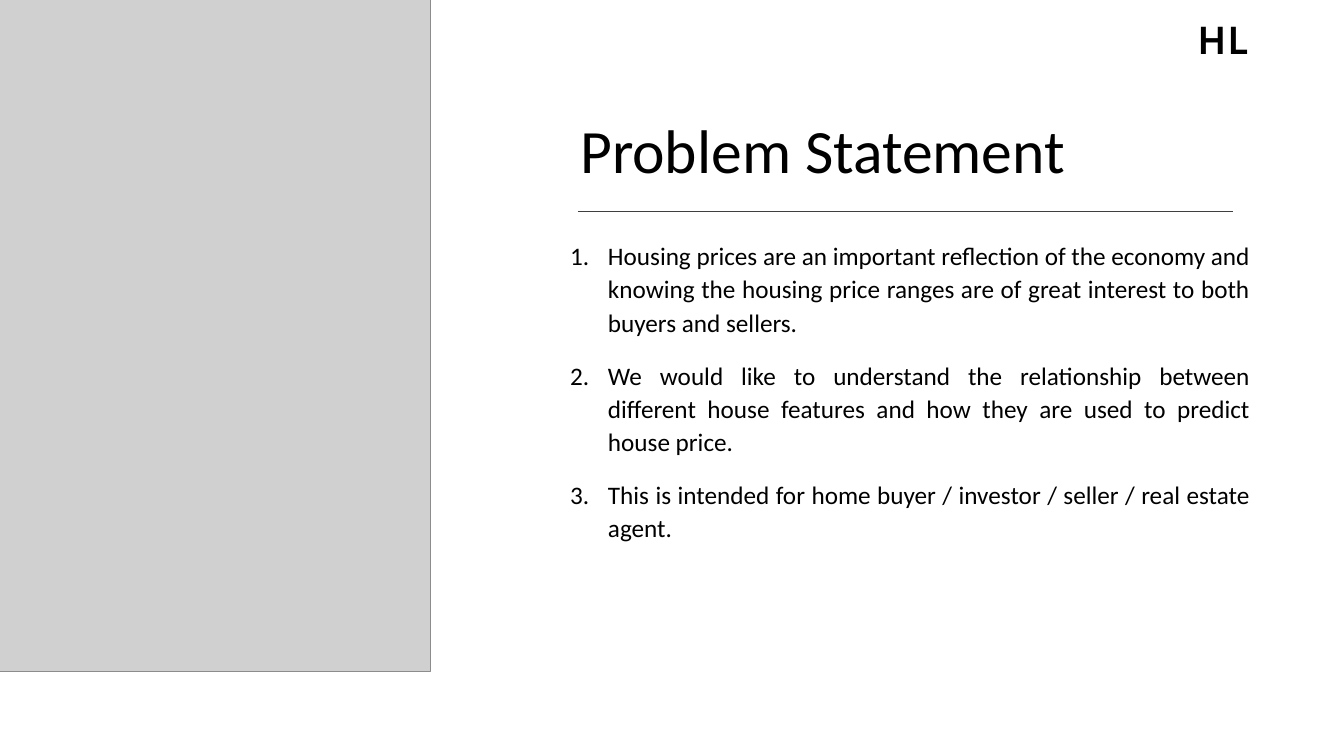
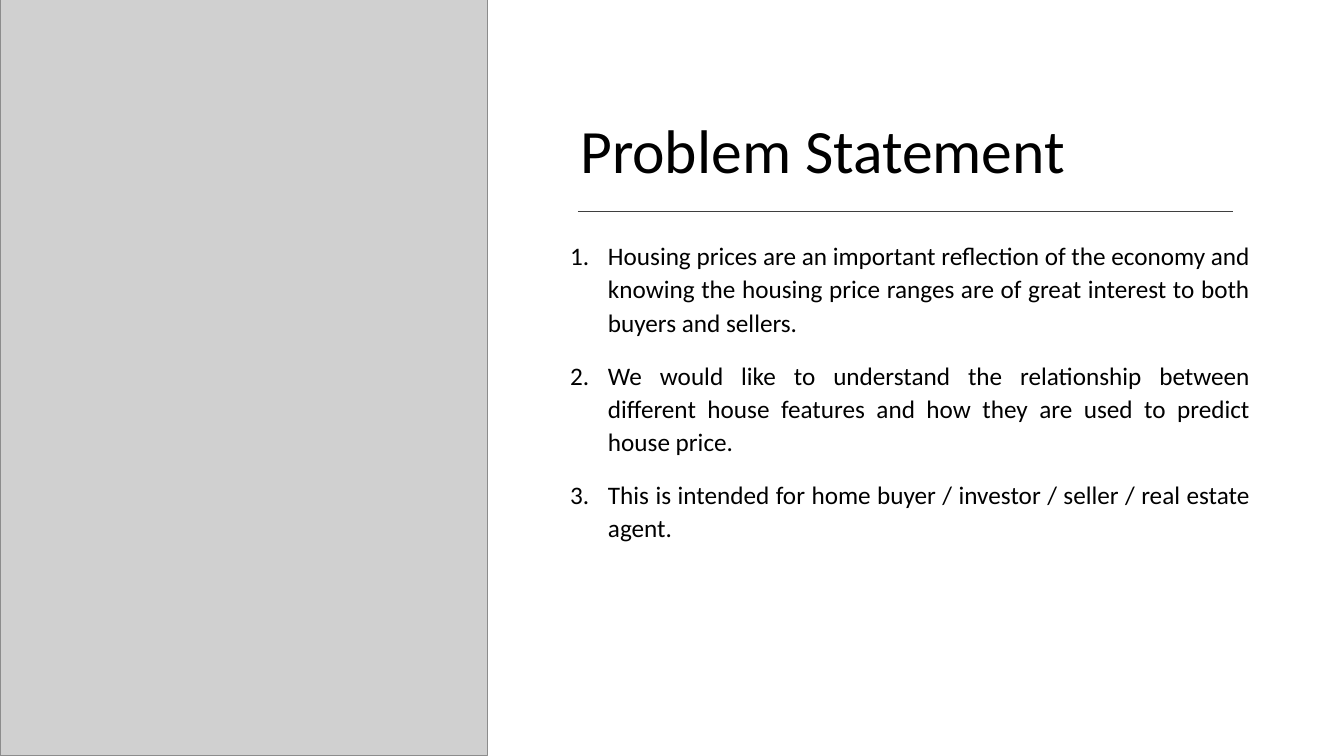
Before and after one commit to Franco1230/Data-Bootcamp-Final-Project, a slide deck: slide 2 of FINAL PROJECT.pptx. Drawn at 1344x756 pixels with LibreOffice and Linux fonts; fonts in the diff are those of the drawing; grey boxes stand for pictures. Boxes give left, top, right and bottom in pixels: in the first picture for what was removed or moved away, otherwise in the second. Text is boxed around its words. In the diff, an @@ line names an element or a change of style, - is before the commit and + after.

```diff
--- a/FINAL PROJECT.pptx
+++ b/FINAL PROJECT.pptx
@@ picture: place and size @@
-picture at <box>0,0,430,673</box>
+picture at <box>0,0,487,756</box>
@@ text removed at <box>1198,26,1248,54</box> @@
-HL
```
Also in this commit, not shown: 10 other slides changed.
